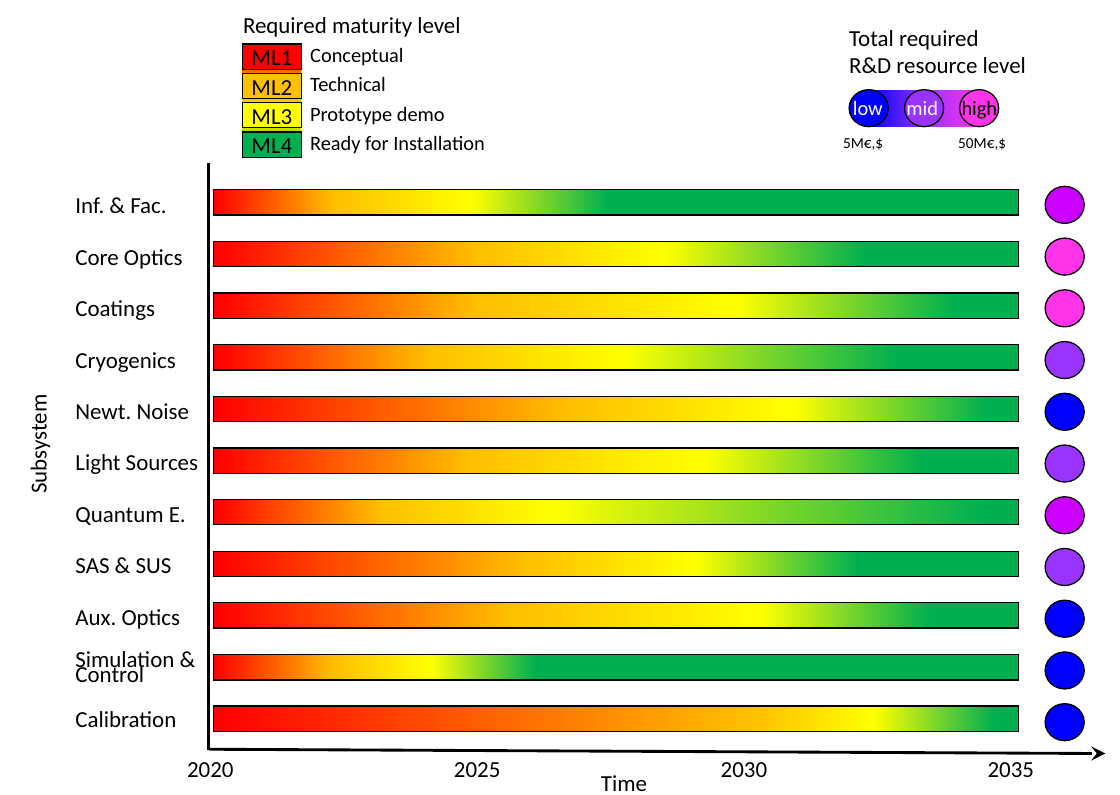
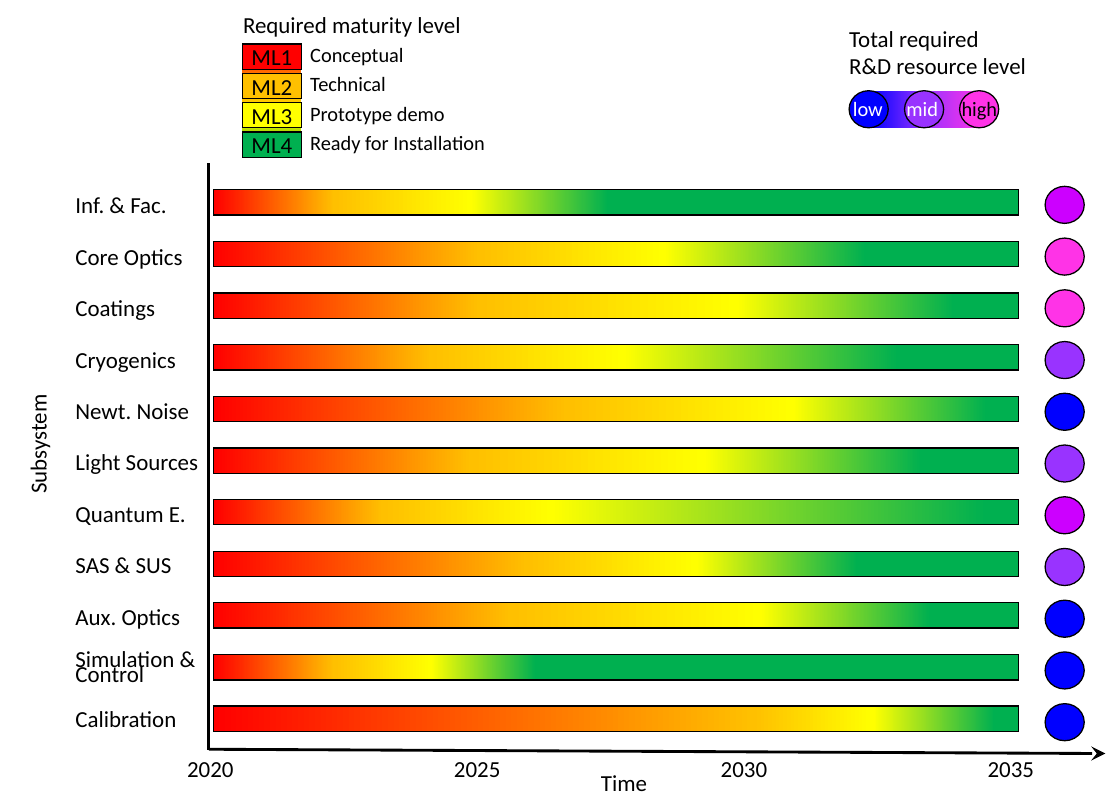
Before and after one commit to haraldlueck/GWIC-3G-R-D-Subcommittee-report-V2, a slide deck: slide 1 of Figures/3G_Readiness_Levelsblue.pptx. Drawn at 1120x795 pixels with LibreOffice and Linux fonts; fonts in the diff are those of the drawing. Boxes give left, top, right and bottom in pixels: in the first picture for what was removed or moved away, otherwise in the second. Text is boxed around its words. In the diff, an @@ line names an element or a change of style, - is before the commit and + after.

```diff
--- a/Figures/3G_Readiness_Levelsblue.pptx
+++ b/Figures/3G_Readiness_Levelsblue.pptx
@@ text removed at [843, 138, 883, 150] @@
-5M€,$
@@ text removed at [958, 138, 1006, 150] @@
-50M€,$
```
Also in this commit, not shown: 1 other file.
